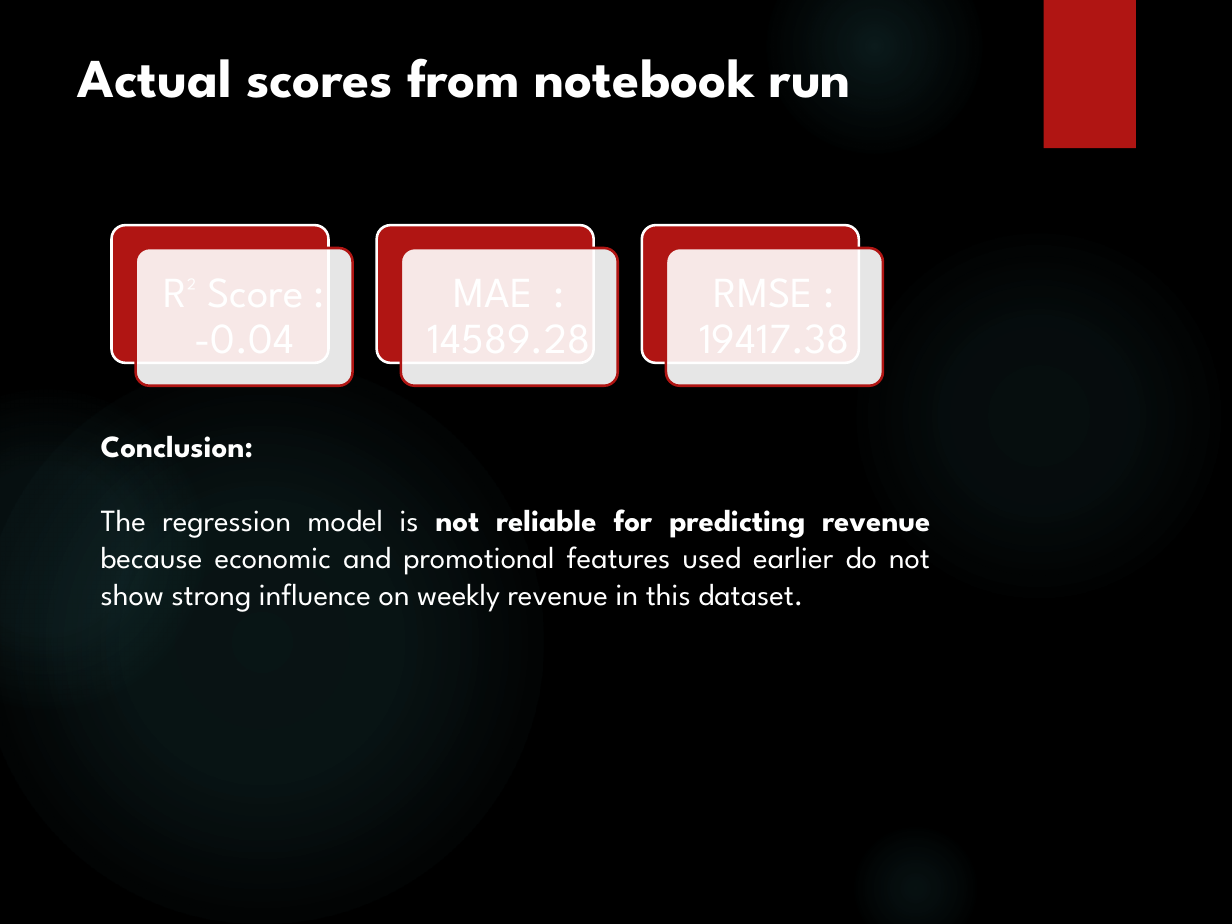
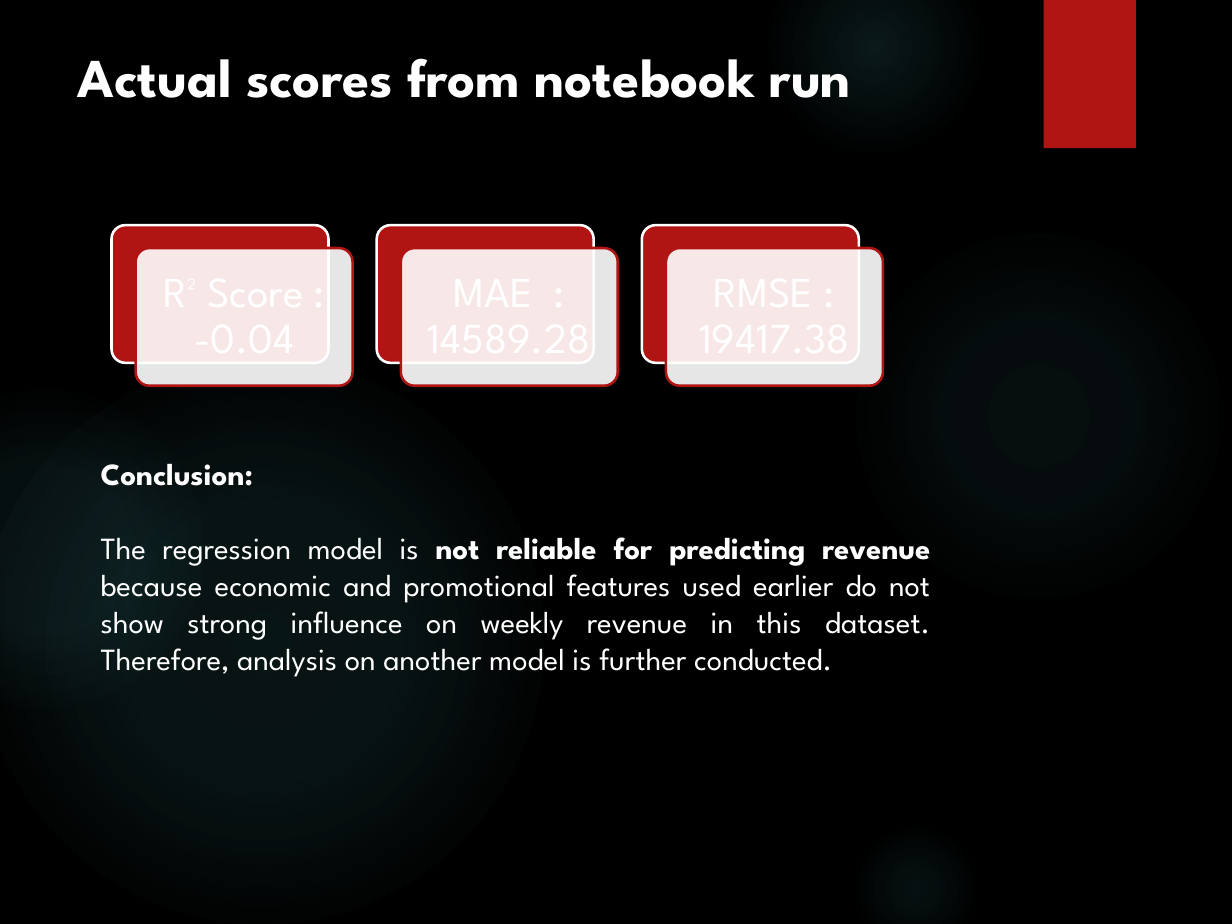
Before and after one commit to anushree-diwan123/WalmartSalesDataAnalysisAndPrediction, a slide deck: slide 15 of Capstone_Report.pptx. Drawn at 1232x924 pixels with LibreOffice and Linux fonts; fonts in the diff are those of the drawing; background and template pictures are left out. Boxes give left, top, right and bottom in pixels: in the first picture for what was removed or moved away, otherwise in the second. Text is boxed around its words. In the diff, an @@ line names an element or a change of style, - is before the commit and + after.

```diff
--- a/Capstone_Report.pptx
+++ b/Capstone_Report.pptx
@@ text "Conclusion:": place and size @@
-text "Conclusion:" at <box>101,435,930,612</box>
+text "Conclusion:" at <box>101,463,930,677</box>
@@ text at <box>101,537,930,677</box>: text changed @@
-The regression model is not reliable for predicting revenue because economic and promotional features used earlier do not show strong influence on weekly revenue in this dataset.
+The regression model is not reliable for predicting revenue because economic and promotional features used earlier do not show strong influence on weekly revenue in this dataset. Therefore, analysis on another model is further conducted.
```
Also in this commit, not shown: 4 other slides changed, 2 slides added, 2 other files.
